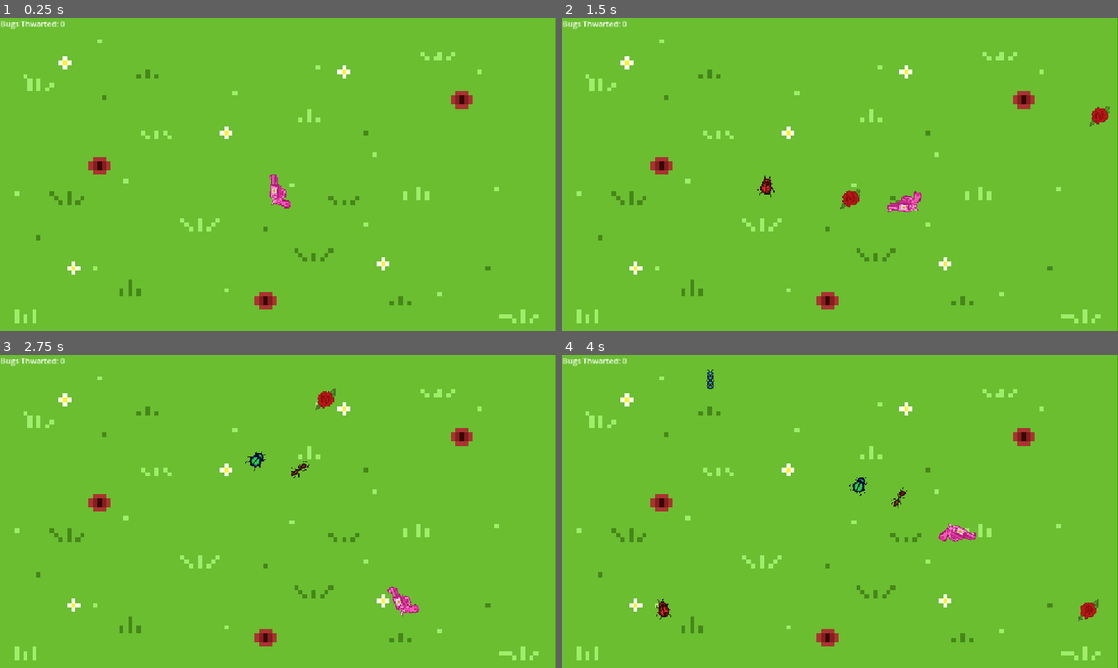
Above: before the commit, frames 1-4 (two rows, left to right).
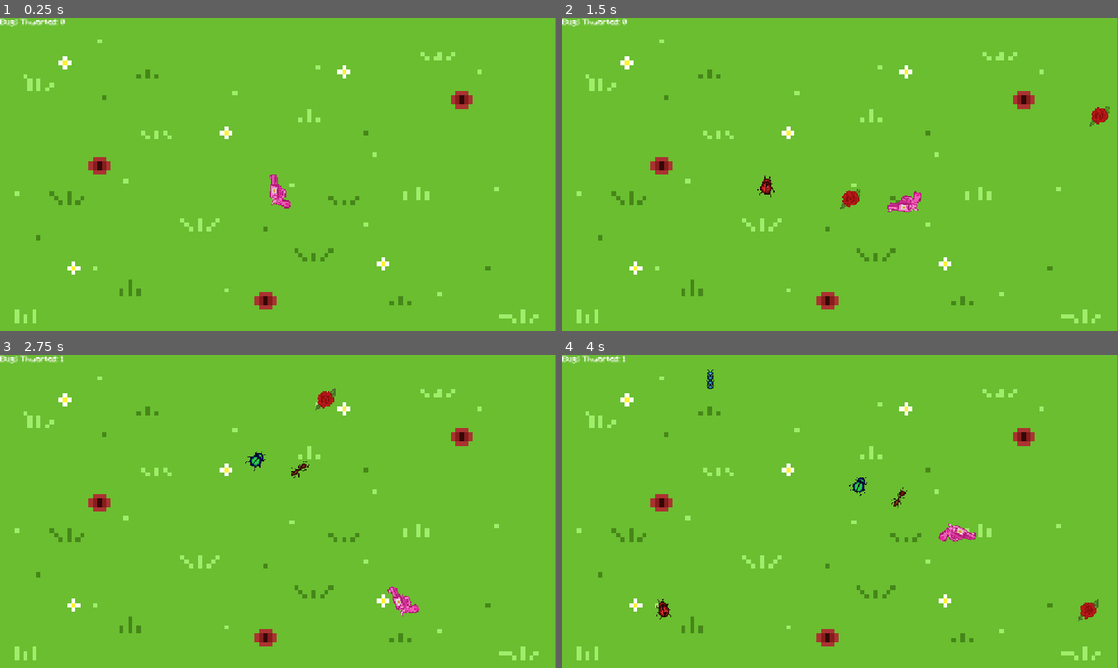
Above: after the commit, the same moments.

Repository: kazziecore/flower-shooter-game
Game: Godot game, scene res://scenes/game.tscn
Two runs of this game, one before a commit and one after it. Both use one fixed random seed, a clock stepped at 60 frames per second and the inputs below.
Inputs (mouse positions are in pixels of both pictures, inside the frame that each line leads up to):
- Up to frame 1 (0.25 s): no input
- Up to frame 2 (1.5 s): tap Enter at 0.5 s; move the mouse to (962, 158) at 0.52 s; hold D (right) 0.53-1.28 s; click (962, 158) at 0.6 s; move the mouse to (728, 190) at 1.27 s; hold S (down) from 1.28 s (still down); click (728, 190) at 1.35 s
- Up to frame 3 (2.75 s): move the mouse to (333, 442) at 2.02 s; release S (down) at 2.03 s; hold D (right) from 2.03 s (still down); click (333, 442) at 2.1 s
- Up to frame 4 (4 s): move the mouse to (812, 574) at 2.77 s; release D (right) at 2.78 s; hold W (up) 2.78-3.53 s; click (812, 574) at 2.85 s; move the mouse to (1006, 558) at 3.52 s; hold A (left) from 3.53 s (still down); click (1006, 558) at 3.6 s

The runs differ from the first frame. In frame 1, 0.2% of the frame differs, in the area x 0-12%, y 0-4%; in frame 2, 0.2%; in frame 3, 0.2%; in frame 4, 0.2%.

Commit message:
added font and fixed score

Diff:
--- a/flower-shooter-game/scenes/control.tscn
+++ b/flower-shooter-game/scenes/control.tscn
@@ -1,6 +1,7 @@
-[gd_scene load_steps=2 format=3 uid="uid://dlljannplo6nv"]
+[gd_scene load_steps=3 format=3 uid="uid://dlljannplo6nv"]
 
 [ext_resource type="Script" uid="uid://dg850usjpu1ba" path="res://control.gd" id="1_0fbet"]
+[ext_resource type="FontFile" uid="uid://b3qr6voqtlwwg" path="res://assets/Minecraft.ttf" id="2_r67kn"]
 
 [node name="Control" type="Control"]
 layout_mode = 3
@@ -13,3 +14,4 @@
 layout_mode = 0
 offset_right = 146.0
 offset_bottom = 65.0
+theme_override_fonts/font = ExtResource("2_r67kn")
--- a/flower-shooter-game/scripts/bullet.gd
+++ b/flower-shooter-game/scripts/bullet.gd
@@ -19,6 +19,8 @@
 		body.queue_free()
 		queue_free()
 
+		GameManager.add_score(1)
+
 		var explosion = explosion_scene.instantiate()
 		explosion.global_position = global_position
 		explosion.emitting = true
Binary file added: flower-shooter-game/assets/Minecraft.ttf
Not shown, added: flower-shooter-game/assets/Minecraft.ttf.import
